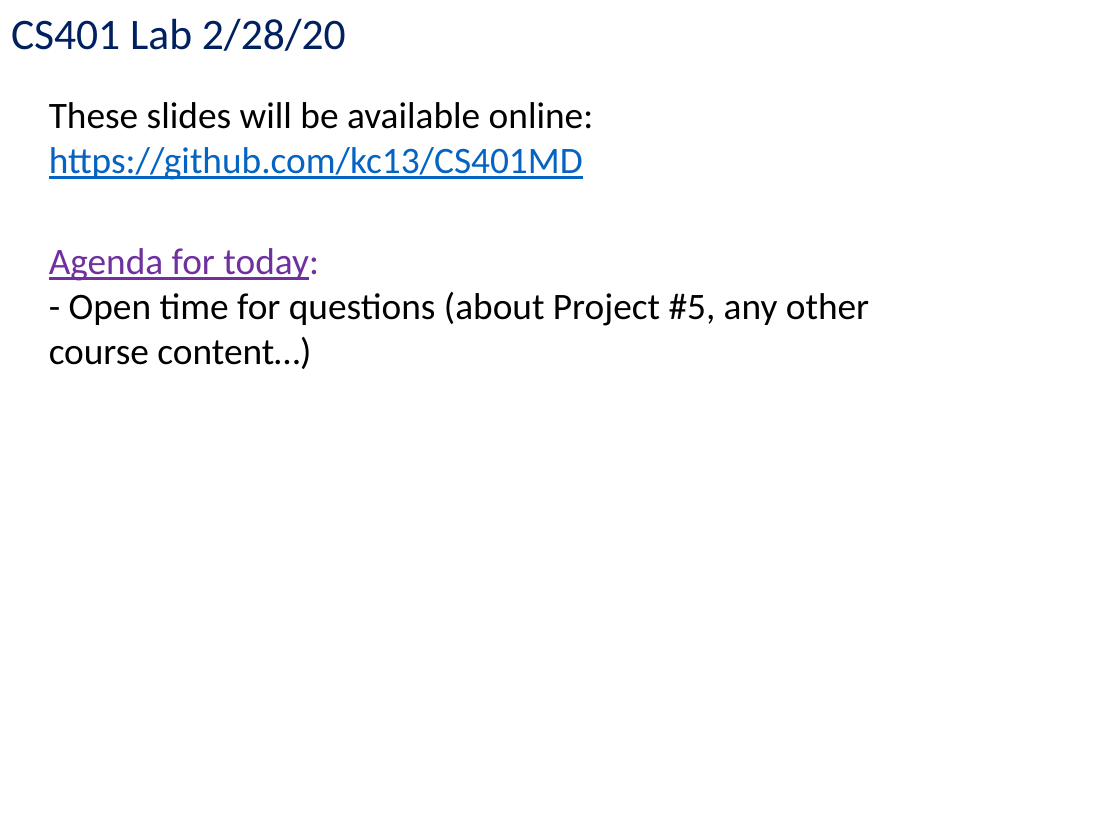
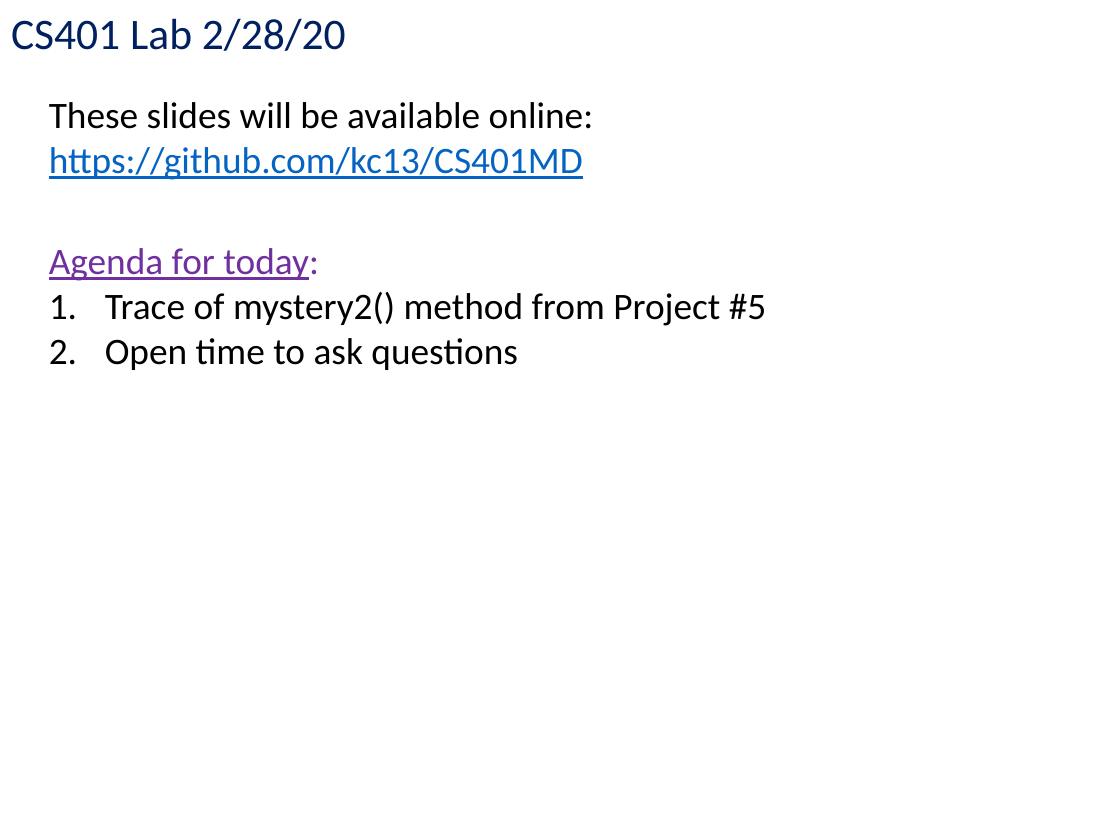
Before and after one commit to kc13/CS401MD, a slide deck: slide 1 of cs401_lab_2_28_20.pptx. Drawn at 1120x840 pixels with LibreOffice and Linux fonts; fonts in the diff are those of the drawing. Boxes give left, top, right and bottom in pixels: in the first picture for what was removed or moved away, otherwise in the second. Text is boxed around its words. In the diff, an @@ line names an element or a change of style, - is before the commit and + after.

```diff
--- a/cs401_lab_2_28_20.pptx
+++ b/cs401_lab_2_28_20.pptx
@@ text at bbox=[105, 292, 766, 370]: text changed @@
-  - Open time for questions (about Project #5, any other course content…)
+  1. Trace of mystery2() method from Project #5
+  2. Open time to ask questions
```
Also in this commit, not shown: 4 slides added.
